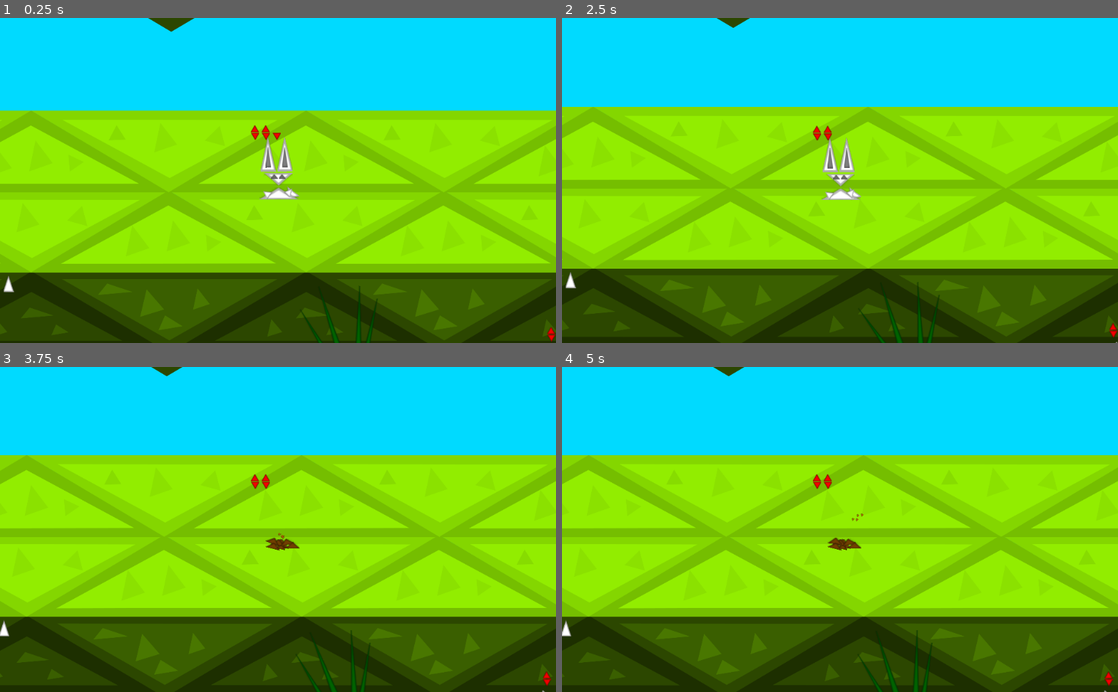
Above: before the commit, frames 1-4 (two rows, left to right).
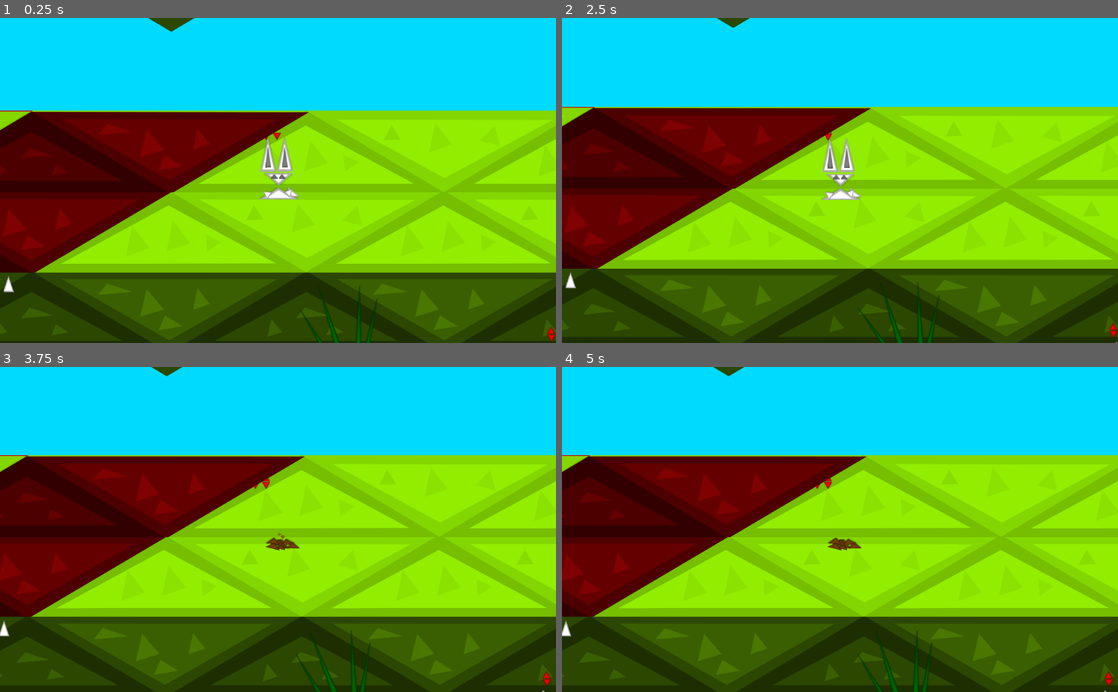
Above: after the commit, the same moments.

Repository: Mequam/Sound_Mess
Game: Godot game, scene res://scenes/main/test_2d_space.tscn
The game is run twice, just before and just after one commit, with the same random seed, the same clock (stepped at 60 frames per second) and the same inputs.
Inputs (mouse positions are in pixels of both pictures, inside the frame that each line leads up to):
- Up to frame 1 (0.25 s): no input
- Up to frame 2 (2.5 s): move the mouse to (962, 164) at 0.52 s; tap 1 (NOTE_0) at 0.6 s; tap Space at 0.77, 1.52 s; move the mouse to (728, 196) at 1.27 s; tap 2 (NOTE_1) at 1.35 s; move the mouse to (895, 109) at 2.02 s; tap 3 (NOTE_2) at 2.1 s
- Up to frame 3 (3.75 s): move the mouse to (250, 594) at 2.77 s; tap 5 (NOTE_4) at 2.85 s; tap Space at 3.02 s; move the mouse to (444, 578) at 3.52 s; tap 6 (NOTE_5) at 3.6 s
- Up to frame 4 (5 s): tap Space at 3.77, 4.52 s; move the mouse to (673, 480) at 4.27 s; tap 7 (NOTE_6) at 4.35 s

The runs differ from the first frame. In frame 1, 15% of the frame differs, in the area x 0-56%, y 28-79%; in frame 2, 15%, in the area x 0-56%, y 27-78%; in frame 3, 15%; in frame 4, 15%.

Commit message:
added the collision modification for the burrow obsticals using the burrow ability
TODO: burrow needs to be able to go through and damage enemies

Diff:
--- a/scenes/assets/avatars/avatar_sprite_bunny.tscn
+++ b/scenes/assets/avatars/avatar_sprite_bunny.tscn
@@ -2932,6 +2932,9 @@
 texture = ExtResource( 1 )
 
 [node name="bunny_sprite_front" type="Node2D" parent="."]
+visible = false
+position = Vector2( 0, -200 )
+scale = Vector2( 0.5, 3 )
 
 [node name="head" type="Node2D" parent="bunny_sprite_front"]
 
@@ -2960,7 +2963,9 @@
 [node name="ears" type="Node2D" parent="bunny_sprite_front/head"]
 
 [node name="left_ear_pos" type="Node2D" parent="bunny_sprite_front/head/ears"]
-position = Vector2( -102.773, -358.236 )
+position = Vector2( -76.4258, -320.678 )
+rotation = 0.236108
+scale = Vector2( 1, 0.5 )
 
 [node name="left_ear" type="Sprite" parent="bunny_sprite_front/head/ears/left_ear_pos"]
 position = Vector2( 3.6241, -47.9471 )
@@ -2976,7 +2981,9 @@
 texture = ExtResource( 2 )
 
 [node name="right_ear_pos" type="Node2D" parent="bunny_sprite_front/head/ears"]
-position = Vector2( 51.0201, -360.286 )
+position = Vector2( 43.8396, -317.62 )
+rotation = -0.312006
+scale = Vector2( 1, 0.5 )
 
 [node name="right_ear" type="Sprite" parent="bunny_sprite_front/head/ears/right_ear_pos"]
 position = Vector2( 3.6241, -47.9471 )
@@ -3007,14 +3014,14 @@
 rotation = -3.14159
 
 [node name="left_hand" type="Sprite" parent="bunny_sprite_front/hands"]
-position = Vector2( 95.9257, 41.8546 )
-rotation = 1.16501
+position = Vector2( 162.357, 124.663 )
+rotation = 2.29994
 scale = Vector2( 0.163571, 0.16541 )
 texture = ExtResource( 1 )
 
 [node name="right_hand" type="Sprite" parent="bunny_sprite_front/hands"]
-position = Vector2( -80.699, 57.3351 )
-rotation = -1.37331
+position = Vector2( -142.205, 145.452 )
+rotation = -2.21159
 scale = Vector2( 0.172336, 0.148557 )
 texture = ExtResource( 1 )
 
@@ -3070,7 +3077,6 @@
 texture = ExtResource( 2 )
 
 [node name="burrow" type="Node2D" parent="."]
-visible = false
 
 [node name="Sprite4" type="Sprite" parent="burrow"]
 modulate = Color( 0.447059, 0.25098, 0, 1 )
@@ -3103,7 +3109,7 @@
 [node name="Sprite" type="Sprite" parent="burrow"]
 modulate = Color( 0.447059, 0.25098, 0, 1 )
 position = Vector2( -120.392, -20.3925 )
-rotation = 3.14583
+rotation = 3.02195
 scale = Vector2( 0.26603, 0.138094 )
 texture = ExtResource( 1 )
 
@@ -3117,7 +3123,7 @@
 [node name="Sprite7" type="Sprite" parent="burrow"]
 modulate = Color( 0.447059, 0.25098, 0, 1 )
 position = Vector2( 54.3114, -61.9202 )
-rotation = 2.74509
+rotation = 3.02195
 scale = Vector2( 0.26603, 0.138094 )
 texture = ExtResource( 1 )
 
@@ -3139,6 +3145,7 @@
 position = Vector2( -18.6471, -63.6638 )
 emitting = false
 amount = 4
+one_shot = true
 speed_scale = 1.38
 explosiveness = 0.9
 process_material = SubResource( 1 )
--- a/scenes/instance/entities/player.tscn
+++ b/scenes/instance/entities/player.tscn
@@ -10,7 +10,7 @@
 extents = Vector2( 10, 13.895 )
 
 [node name="player" type="KinematicBody2D"]
-collision_mask = 12
+collision_mask = 60
 script = ExtResource( 1 )
 
 [node name="avatar" parent="." instance=ExtResource( 2 )]
--- a/scenes/main/test_2d_space.tscn
+++ b/scenes/main/test_2d_space.tscn
@@ -16,6 +16,14 @@
 cell_y_sort = true
 format = 1
 script = ExtResource( 2 )
+
+[node name="burow_able" parent="." instance=ExtResource( 6 )]
+modulate = Color( 1, 0.00784314, 0.00784314, 1 )
+position = Vector2( 480.354, 280.207 )
+scale = Vector2( 0.4, 0.4 )
+collision_layer = 32
+collision_mask = 0
+tile_data = PoolIntArray( 196605, 4, 0, 262141, 4, 0 )
 
 [node name="testTiles" parent="." instance=ExtResource( 6 )]
 modulate = Color( 0.576471, 0.933333, 0, 1 )
--- a/scripts/avatar.gd
+++ b/scripts/avatar.gd
@@ -42,8 +42,11 @@
 #runs the special corisponding to 6
 func run_six(to_move,delta):
 	return 1
-#run the special ability orisponding to 7
 func run_seven(to_move,delta):
+	return 1
+func clean_six(to_move,delta):
+	return 1
+func clean_seven(to_move,delta):
 	return 1
 func flavor_changed(flavor):
 	pass
@@ -78,6 +81,12 @@
 		6:
 			return run_seven(to_move,delta)
 	return 1
+func clean_flavor(flavor,to_move,delta):
+	match flavor:
+		7:
+			return clean_six(to_move,delta)
+		6:
+			return clean_seven(to_move,delta)
 # Called every frame. 'delta' is the elapsed time since the previous frame.
 #func _process(delta):
 #	pass
--- a/scripts/bunny_avatar.gd
+++ b/scripts/bunny_avatar.gd
@@ -7,7 +7,15 @@
 	return 2
 func run_six(to_move,delta):
 	$Sprite.burrow_dir(to_move,1.5*333.33)
+	var parent = get_parent()
+	if (parent.collision_mask & int(pow(2,5)) != 0):
+		parent.collision_mask -= pow(2,5)
 	return 1.5
+func clean_six(to_move,delta):
+	if (get_last_beat() == 2):
+		ground_pound(1,100)
+	#make sure that we collide with the burrow layer when we come up
+	get_parent().collision_mask |= int(pow(2,5))
 var push_speed = 100
 func ground_pound(dmg=1,rad=400):
 	print("running ground pound")
--- a/scripts/player.gd
+++ b/scripts/player.gd
@@ -125,7 +125,9 @@
 		if (rythom_score >= 1):
 			#let the avatar decide what our flavors do
 			mult=$avatar.run_flavor(flavor,to_move,delta)
+			mult=$avatar.run_flavor(flavor,to_move,delta)
 		move_dir(to_move*mult,delta)
+		$avatar.clean_flavor(flavor,to_move,delta)
 		flavor = -1
 
 #decide what to do with the thing we hit
@@ -133,12 +135,9 @@
 	print("struck " + str(collision) + " with i_timer of " + str(i_timer))
 	if (!collision.collider.is_in_group("enemies") and collision.collider.has_method("on_col")):
 		collision.collider.on_col(self,1)
-	else:
-		hide()
 
 #this function takes a vector 2 and sets the player up for attacking
 func attack(dir):
-	print("[DEBUG] attacking!")
 	if (dir.x > 0):
 		get_node("Player_Sprite").flip_h = false
 		get_node("Player_Sprite/AnimationPlayer").play("Attack")
